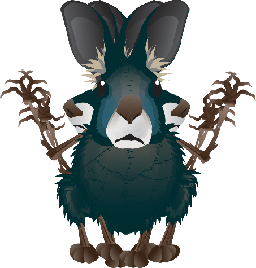
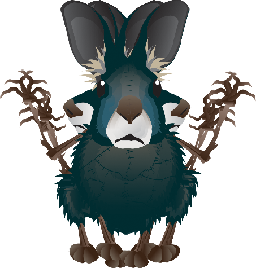
The second 256 × 268 image is a revision of the first. Changes to its layers:
renamed "pää" to "RIGHT_head", painted on it over bbox(18, 101, 66, 174)
added layer "RIGHT_lowerArmRight" in group "RIGHT" over bbox(19, 101, 66, 174)
